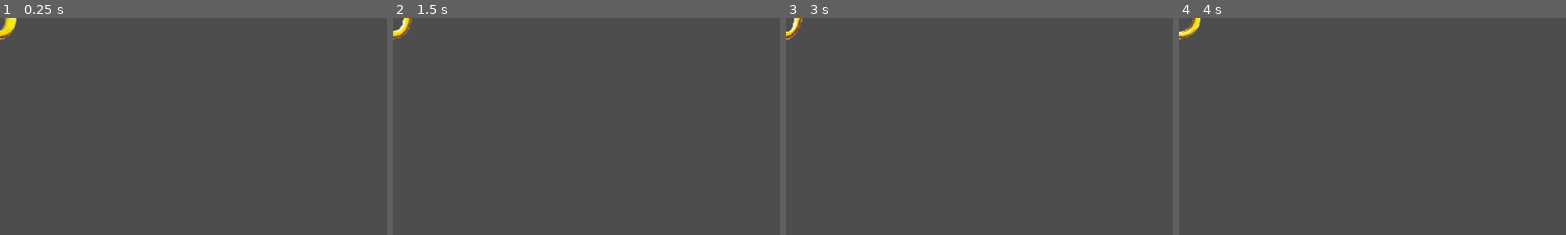
Above: before the commit, frames 1-4 (left to right).
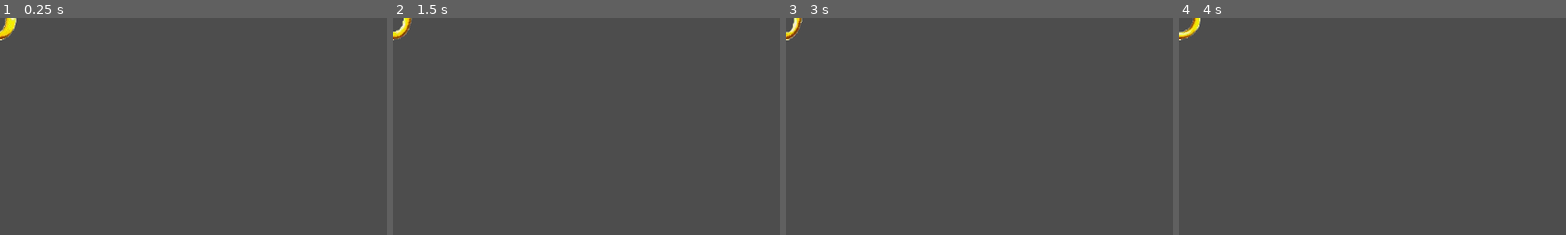
Above: after the commit, the same moments.

Repository: Luiloprom/juego_tonic
Game: Godot game, scene res://coleccionables/moneda/moneda.tscn
Two runs of this game, one before a commit and one after it. Both use one fixed random seed, a clock stepped at 60 frames per second and the inputs below. This scene is started directly instead of the project's main scene.
Inputs:
- Up to frame 1 (0.25 s): no input
- Up to frame 2 (1.5 s): tap Enter at 0.5 s; hold Shift (correr_rapido) 0.53-1.28 s; hold Right (mover_derecha) from 0.53 s (still down); tap Space (saltar) at 0.77 s; tap Shift (correr_rapido) at 1.35 s
- Up to frame 3 (3 s): tap Space (saltar) at 1.52 s; release Right (mover_derecha) at 2.03 s; hold Left (mover_izquierda) 2.03-2.78 s; hold Shift (correr_rapido) 2.03-2.78 s; hold Right (mover_derecha) from 2.78 s (still down); tap Shift (correr_rapido) at 2.85 s
- Up to frame 4 (4 s): keep holding Right (mover_derecha); tap Space (saltar) at 3.02, 3.77 s; hold Shift (correr_rapido) from 3.53 s (still down)
The pictures show only the part of the screen within x 0-50%, y 0-50%; the shares and areas given below are measured in that part.

The runs differ from the first frame. In frame 1, 0.1% of the frame differs, in the area x 0-5%, y 0-11%; in frame 2, 0.1%; in frame 3, 0.1%; in frame 4, 0.2%, in the area x 0-6%, y 0-11%.

Commit message:
Terminar contador

Diff:
--- a/coleccionables/moneda/moneda.tscn
+++ b/coleccionables/moneda/moneda.tscn
@@ -72,7 +72,7 @@
 radius = 33.01515
 
 [node name="Moneda" type="Area2D" unique_id=676698019]
-position = Vector2(-1, -1)
+position = Vector2(-1, 0)
 script = ExtResource("1_flhnw")
 
 [node name="ani_moneda" type="AnimatedSprite2D" parent="." unique_id=630528293]
--- /dev/null
+++ b/contador/contador.gd
@@ -0,0 +1,5 @@
+extends Control
+
+
+func actualizar(monedas:int):
+	$hbox/lbl_contador.text = str(monedas)
--- /dev/null
+++ b/contador/contador.tscn
@@ -0,0 +1,96 @@
+[gd_scene format=3 uid="uid://b2o10gkhccq13"]
+
+[ext_resource type="FontFile" uid="uid://jxwm8qd4g5nf" path="res://menu/NiseSegaSonic.TTF" id="1_e6ans"]
+[ext_resource type="Script" uid="uid://bhk1jv0adffe3" path="res://contador/contador.gd" id="1_ii7h0"]
+[ext_resource type="Texture2D" uid="uid://dqaqg6p0d8e7b" path="res://coleccionables/moneda/img/monedas.png" id="2_ii7h0"]
+
+[sub_resource type="LabelSettings" id="LabelSettings_c5goe"]
+font = ExtResource("1_e6ans")
+font_size = 27
+
+[sub_resource type="AtlasTexture" id="AtlasTexture_31x1p"]
+atlas = ExtResource("2_ii7h0")
+region = Rect2(0, 0, 66, 66)
+
+[sub_resource type="AtlasTexture" id="AtlasTexture_4exf1"]
+atlas = ExtResource("2_ii7h0")
+region = Rect2(0, 66, 66, 66)
+
+[sub_resource type="AtlasTexture" id="AtlasTexture_gou06"]
+atlas = ExtResource("2_ii7h0")
+region = Rect2(0, 132, 66, 66)
+
+[sub_resource type="AtlasTexture" id="AtlasTexture_rqhcs"]
+atlas = ExtResource("2_ii7h0")
+region = Rect2(0, 198, 66, 66)
+
+[sub_resource type="AtlasTexture" id="AtlasTexture_vhqqf"]
+atlas = ExtResource("2_ii7h0")
+region = Rect2(0, 264, 66, 66)
+
+[sub_resource type="AtlasTexture" id="AtlasTexture_jyj1t"]
+atlas = ExtResource("2_ii7h0")
+region = Rect2(0, 330, 66, 66)
+
+[sub_resource type="AtlasTexture" id="AtlasTexture_t8fo4"]
+atlas = ExtResource("2_ii7h0")
+region = Rect2(0, 396, 66, 66)
+
+[sub_resource type="AtlasTexture" id="AtlasTexture_p4b7f"]
+atlas = ExtResource("2_ii7h0")
+region = Rect2(0, 462, 66, 66)
+
+[sub_resource type="SpriteFrames" id="SpriteFrames_2lm7d"]
+animations = [{
+"frames": [{
+"duration": 1.0,
+"texture": SubResource("AtlasTexture_31x1p")
+}, {
+"duration": 1.0,
+"texture": SubResource("AtlasTexture_4exf1")
+}, {
+"duration": 1.0,
+"texture": SubResource("AtlasTexture_gou06")
+}, {
+"duration": 1.0,
+"texture": SubResource("AtlasTexture_rqhcs")
+}, {
+"duration": 1.0,
+"texture": SubResource("AtlasTexture_vhqqf")
+}, {
+"duration": 1.0,
+"texture": SubResource("AtlasTexture_jyj1t")
+}, {
+"duration": 1.0,
+"texture": SubResource("AtlasTexture_t8fo4")
+}, {
+"duration": 1.0,
+"texture": SubResource("AtlasTexture_p4b7f")
+}],
+"loop": true,
+"name": &"default",
+"speed": 5.0
+}]
+
+[node name="Contador" type="Control" unique_id=1321579784]
+layout_mode = 3
+anchors_preset = 0
+script = ExtResource("1_ii7h0")
+
+[node name="hbox" type="HBoxContainer" parent="." unique_id=1800203172]
+layout_mode = 0
+offset_left = 48.0
+offset_top = 3.0
+offset_right = 128.0
+offset_bottom = 43.0
+
+[node name="lbl_contador" type="Label" parent="hbox" unique_id=161122159]
+layout_mode = 2
+text = "0"
+label_settings = SubResource("LabelSettings_c5goe")
+
+[node name="ani_contador" type="AnimatedSprite2D" parent="hbox" unique_id=1189229839]
+position = Vector2(-22, 18)
+scale = Vector2(0.5, 0.5)
+sprite_frames = SubResource("SpriteFrames_2lm7d")
+frame_progress = 0.29854387
--- a/project.godot
+++ b/project.godot
@@ -19,11 +19,10 @@
 
 folder_colors={
 "res://ene_mregg/": "red",
+"res://environment/": "blue",
 "res://jugador_sonic/": "green",
-"res://pinchos/": "red",
 "res://menu/": "blue",
-"res://environment/": "blue",
-"res://jugador_sonic/": "green"
+"res://pinchos/": "red"
 }
 
 [input]
Not shown, added: contador/contador.gd.uid
Not shown: 1 places in jugador_sonic/jugador_sonic.tscn that only renumber resources
